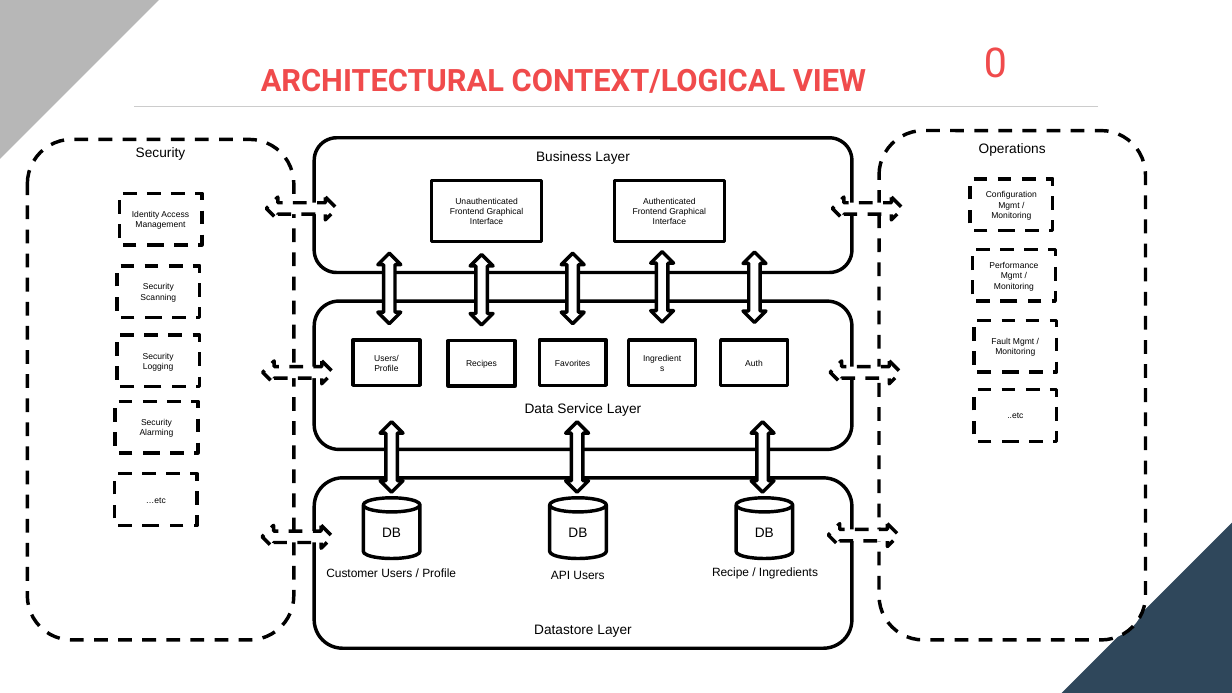
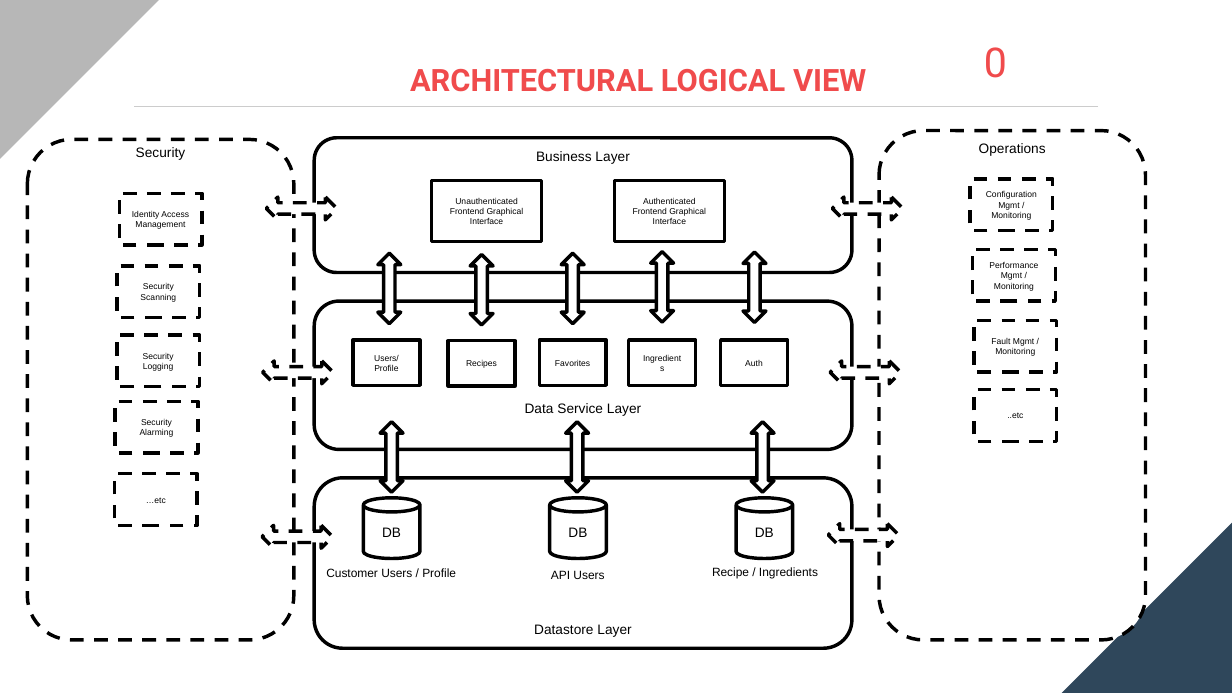
Before and after one commit to PrepareYourMeal/docs, a slide deck: slide 3 of Architecture/Stove&Oven - ArchitectureV4.pptx (slide 2 before the commit). Drawn at 1232x693 pixels with LibreOffice and Linux fonts; fonts in the diff are those of the drawing. Boxes give left, top, right and bottom in pixels: in the first picture for what was removed or moved away, otherwise in the second. Text is boxed around its words. In the diff, an @@ line names an element or a change of style, - is before the commit and + after.

```diff
--- a/Architecture/Stove&Oven - ArchitectureV4.pptx
+++ b/Architecture/Stove&Oven - ArchitectureV4.pptx
@@ text at (x1=410, y1=69, x2=866, y2=92): text changed @@
-ARCHITECTURAL CONTEXT/LOGICAL VIEW
+ARCHITECTURAL LOGICAL VIEW
```
Also in this commit, not shown: 1 other slide changed, 1 slide added.
